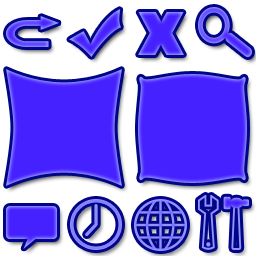
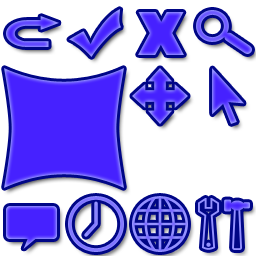
Comparing the layer stacks of the two 256×256 images. Changes:
added layer "Shape 11" above "Shape 11 copy 3" over (212, 68, 244, 124)
added layer "Shape 11 copy 3" above "Shape 6" over (132, 68, 188, 124)
painted on "Shape 6" over (196, 7, 252, 57)
painted on "Shape 9" over (68, 196, 124, 252)
painted on "Shape 8" over (132, 196, 188, 252)
painted on "Shape 7" over (198, 195, 250, 250)
hid "Shape 4" over (138, 74, 247, 183)
painted on "Shape 3" over (4, 68, 124, 188)
